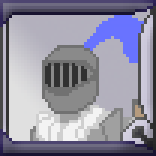
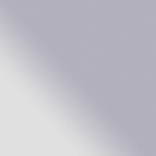
Layered file, before and after one edit (156x156). Changes by layer:
hid "Layer 57 copy" over 0, 0, 156, 156
hid group "Steve" (3 layers) over 30, 15, 156, 156
